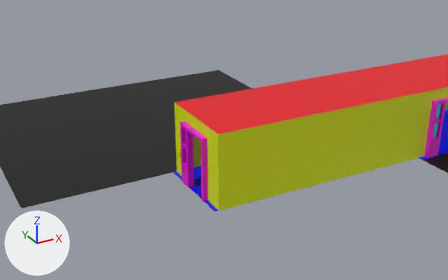
Renders of the FBX model Escape the Design Lab/Assets/Art/Luuk/GBW blauw/GBWLVL2/GBW LvL2.fbx from each side of a commit.
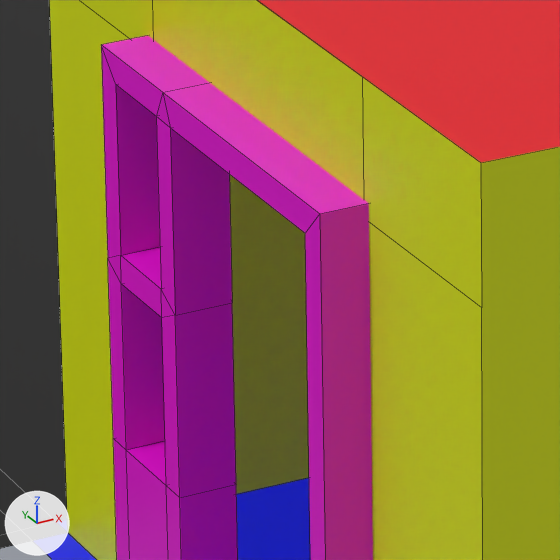
Each version appears first from a camera (50 mm lens) standing at (-9.21, -15.85, 13.46) and looking at (-0.5, -0.01, 5.53), and next in a close-up on the part from 38% to 51% of the width and 42% to 62% of the height. Every picture has the same lights, and +X, +Y and +Z are marked at lower left. The close-ups show mesh edges as thin lines. Where no turn or scale is listed for an object, it has been applied to the vertices.

Names of what the first close-up shows: 'DeurRad(Trap)LvL2', 'GBWB F2???', 'GBWB F2Muren', 'GBWB F2Plafond', 'GBWB F2Vloer'.
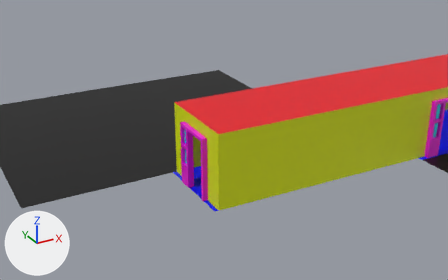
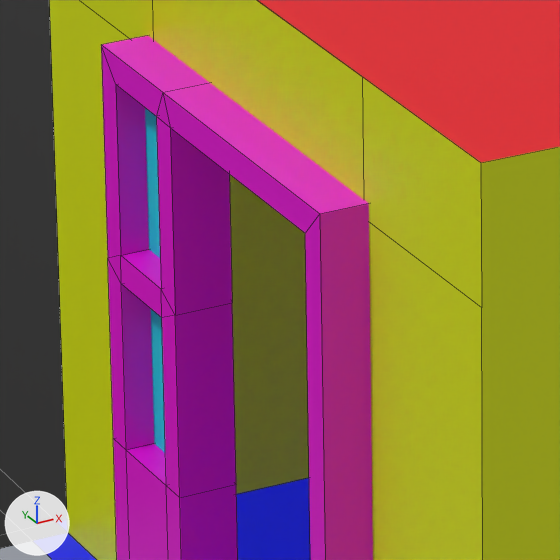
What differs and where, as boxes [x1, y1, x2, y2] in the close-ups (560 x 560 px):
'DeurRad(Trap)LvL2Ramen', added (cyan): after [145, 108, 165, 453]

The change, as a diff of the scene's bpy script:
```diff
--- a/Escape the Design Lab/Assets/Art/Luuk/GBW blauw/GBWLVL2/GBW LvL2.fbx.py
+++ b/Escape the Design Lab/Assets/Art/Luuk/GBW blauw/GBWLVL2/GBW LvL2.fbx.py
@@ me_cube_019 @@
+me_cube_019.from_pydata([(0.008, 0.78, 2.041), (0.008, 0.462, 2.041), (0.008, 0.462, 0.678), (0.008, 0.78, 0.678)], [], [(2, 1, 0, 3)])
+me_cube_019.materials.append(mat_raam)  # cyan #00d8e7
@@ ob_deurrad_trap_lvl2ramen @@
+ob_deurrad_trap_lvl2ramen = bpy.data.objects.new('DeurRad(Trap)LvL2Ramen', me_cube_019)
+ob_deurrad_trap_lvl2ramen.location = (-1.572, -0.126, 4.0)
```
